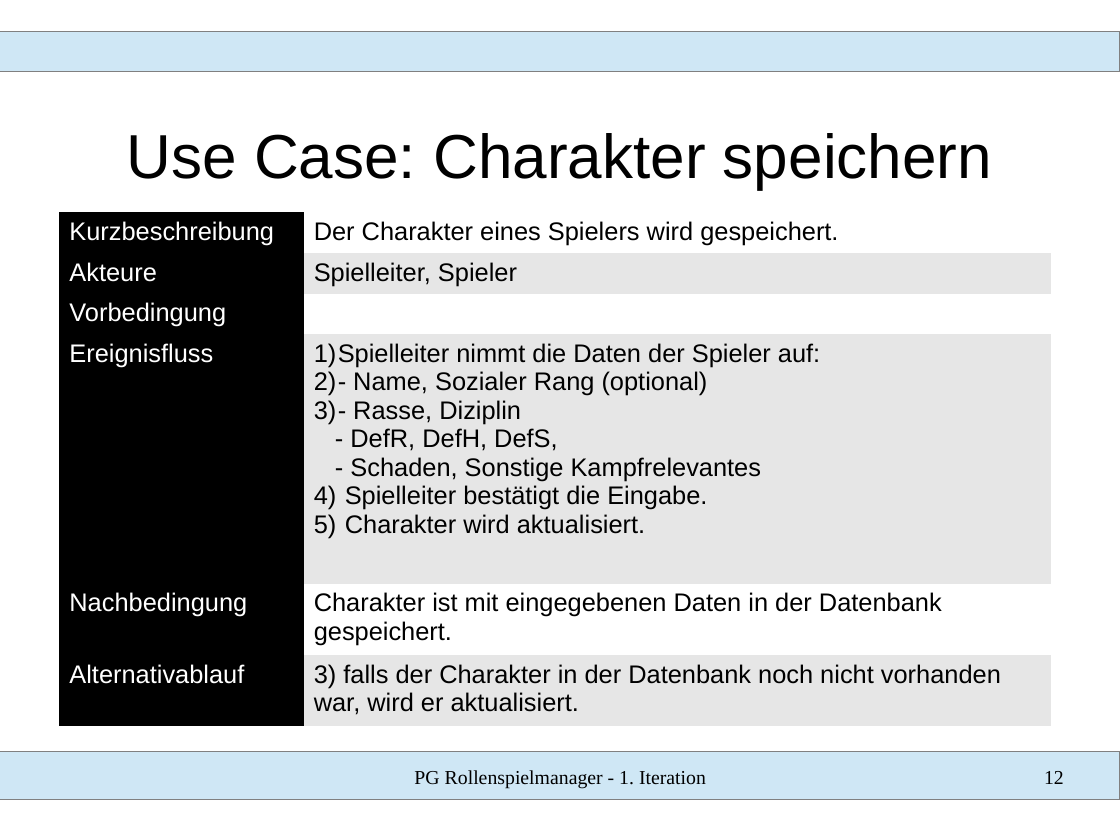
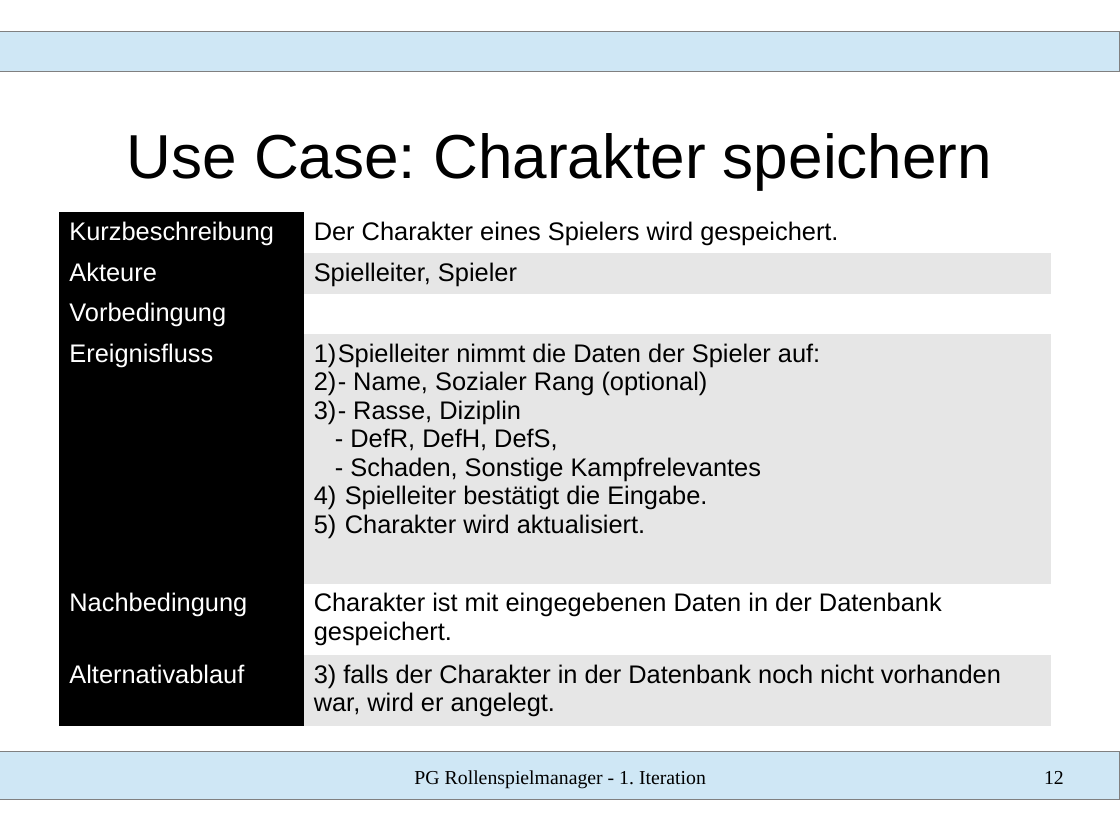
Before and after one commit to SWT-Projektgruppe-2015/Rollenspielmanager, a slide deck: slide 12 of Dokumente/01 Iteration/vortrag.odp. Drawn at 1120x840 pixels with LibreOffice and Linux fonts; fonts in the diff are those of the drawing. Boxes give left, top, right and bottom in pixels: in the first picture for what was removed or moved away, otherwise in the second. Text is boxed around its words. In the diff, an @@ line names an element or a change of style, - is before the commit and + after.

```diff
--- a/Dokumente/01 Iteration/vortrag.odp
+++ b/Dokumente/01 Iteration/vortrag.odp
@@ table at [60, 212, 1053, 721] @@
-row 6, column 2: 3) falls der Charakter in der Datenbank noch nicht vorhanden war, wird er aktualisiert.
+row 6, column 2: 3) falls der Charakter in der Datenbank noch nicht vorhanden war, wird er angelegt.
```
Also in this commit, not shown: 1 other slide changed, 1 other file.
